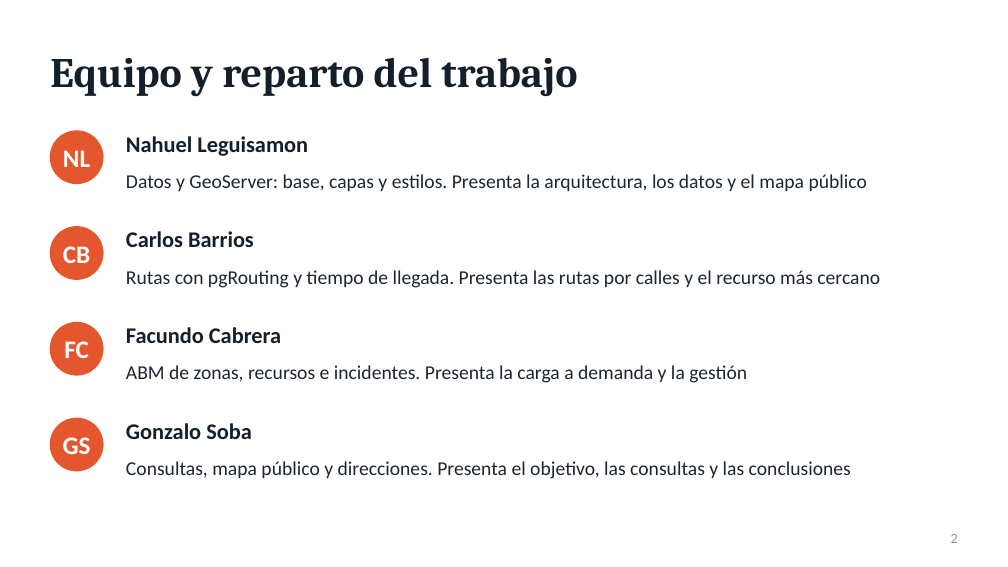
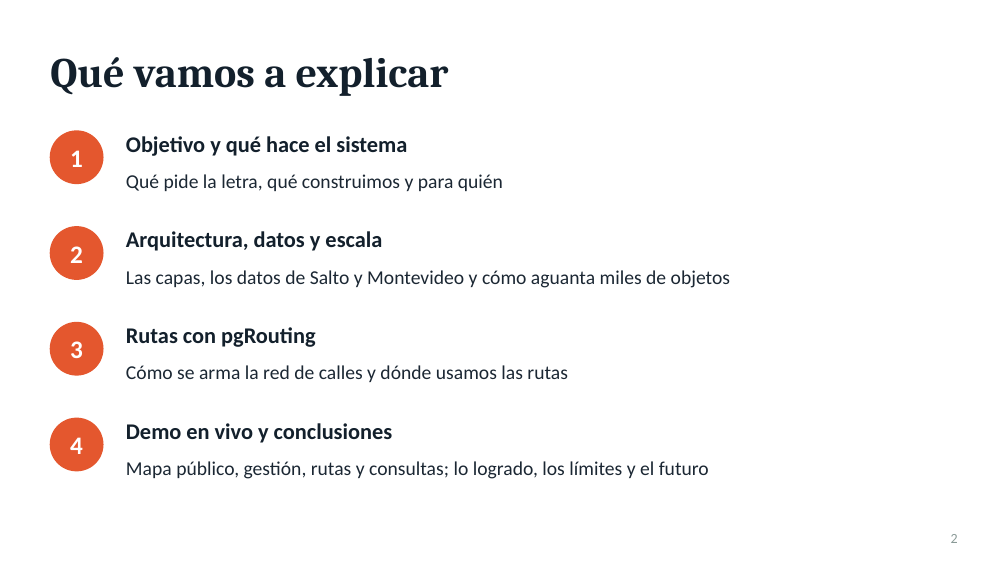
Before and after one commit to Facu185/geotravel, a slide deck: slide 2 of docs/defensa/UrbanSafe_defensa_final.pptx. Drawn at 1008x567 pixels with LibreOffice and Linux fonts; fonts in the diff are those of the drawing. Boxes give left, top, right and bottom in pixels: in the first picture for what was removed or moved away, otherwise in the second. Text is boxed around its words. In the diff, an @@ line names an element or a change of style, - is before the commit and + after.

```diff
--- a/docs/defensa/UrbanSafe_defensa_final.pptx
+++ b/docs/defensa/UrbanSafe_defensa_final.pptx
@@ title at [50, 57, 449, 96]: text changed @@
-Equipo y reparto del trabajo
+Qué vamos a explicar
@@ text at [126, 136, 407, 156]: text changed @@
-Nahuel Leguisamon
+Objetivo y qué hace el sistema
@@ text at [70, 150, 83, 167]: text changed @@
-NL
+1
@@ text at [126, 174, 503, 191]: text changed @@
-Datos y GeoServer: base, capas y estilos. Presenta la arquitectura, los datos y el mapa público
+Qué pide la letra, qué construimos y para quién
@@ text at [126, 231, 382, 251]: text changed @@
-Carlos Barrios
+Arquitectura, datos y escala
@@ text at [70, 246, 83, 263]: text changed @@
-CB
+2
@@ text at [126, 270, 730, 288]: text changed @@
-Rutas con pgRouting y tiempo de llegada. Presenta las rutas por calles y el recurso más cercano
+Las capas, los datos de Salto y Montevideo y cómo aguanta miles de objetos
@@ text at [126, 327, 315, 347]: text changed @@
-Facundo Cabrera
+Rutas con pgRouting
@@ text at [70, 341, 83, 358]: text changed @@
-FC
+3
@@ text at [126, 365, 568, 382]: text changed @@
-ABM de zonas, recursos e incidentes. Presenta la carga a demanda y la gestión
+Cómo se arma la red de calles y dónde usamos las rutas
@@ text at [70, 437, 83, 454]: text changed @@
-GS
+4
@@ text at [126, 423, 393, 443]: text changed @@
-Gonzalo Soba
+Demo en vivo y conclusiones
@@ text at [126, 461, 709, 479]: text changed @@
-Consultas, mapa público y direcciones. Presenta el objetivo, las consultas y las conclusiones
+Mapa público, gestión, rutas y consultas; lo logrado, los límites y el futuro
```
Also in this commit, not shown: 2 other slides changed, 1 other file.
